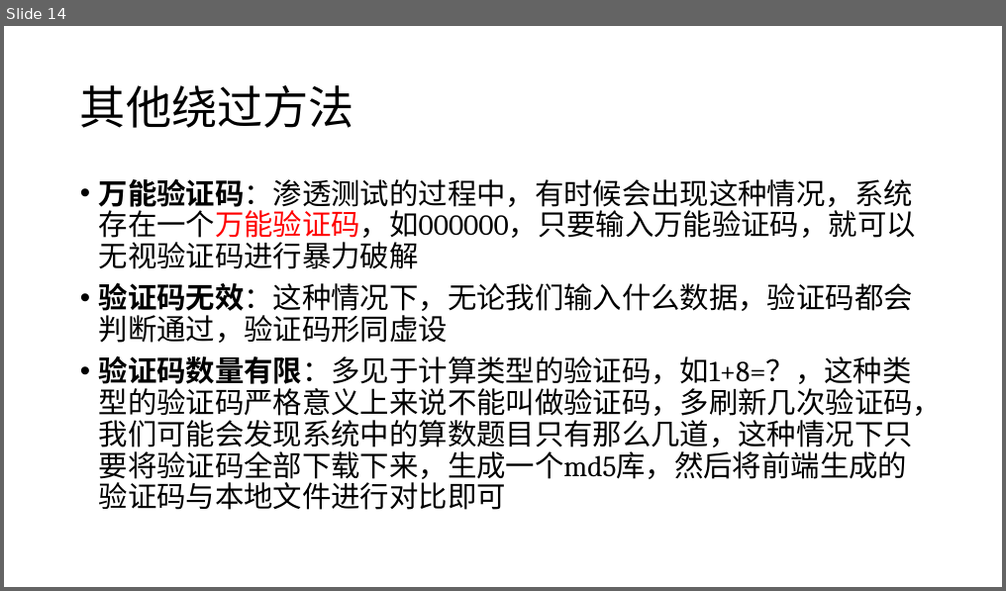
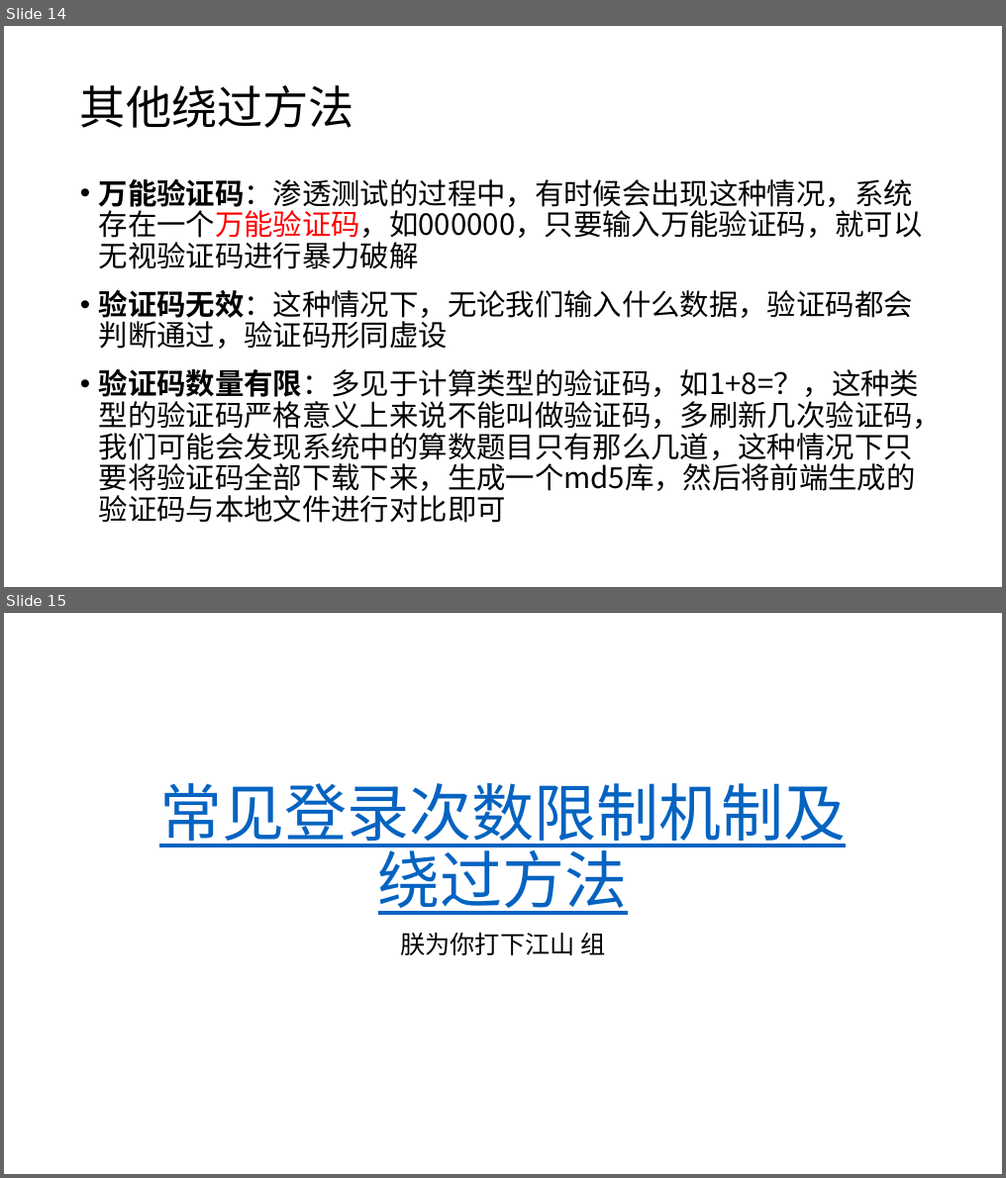
Before and after one commit to RiskySignal/Web-Security-Project, a slide deck: document/验证码绕过技术原理.pptx. Shown one above the other, each under a label of ours: slide 14 before the commit, slides 14 and 15 after it. The pictures are 1006x591 and 1006x1178 pixels, drawn with LibreOffice and Linux fonts; fonts in the diff are those of the drawing. Boxes give left, top, right and bottom in pixels: in the first picture for what was removed or moved away, otherwise in the second. Text is boxed around its words. In the diff, an @@ line names an element or a change of style, - is before the commit and + after.

Commit message:
修改PPT
修改“验证码绕过技术原理”

```diff
--- a/document/验证码绕过技术原理.pptx
+++ b/document/验证码绕过技术原理.pptx
@@ slide 15 added at bbox=[4, 613, 1002, 1174], background #FFFFFF @@
@@ title added at bbox=[159, 783, 846, 915], 60 pt, text #0563C1, underline @@
+常见登录次数限制机制及绕过方法
@@ subtitle added at bbox=[400, 932, 605, 956], 24 pt, text #000000 @@
+朕为你打下江山 组
@@ slide 14 changed as well @@
@@ text "万能验证码：渗透测试的过程中，有时候会出现这种情况，系统存在一个万能验证码，如000000，只要输入万能验证码，就可以无 ..." at bbox=[99, 178, 942, 523]: font Cambria to Noto Sans CJK SC; more space between paragraphs @@
```
Also in this commit, not shown: 13 other slides changed, 2 other files.
